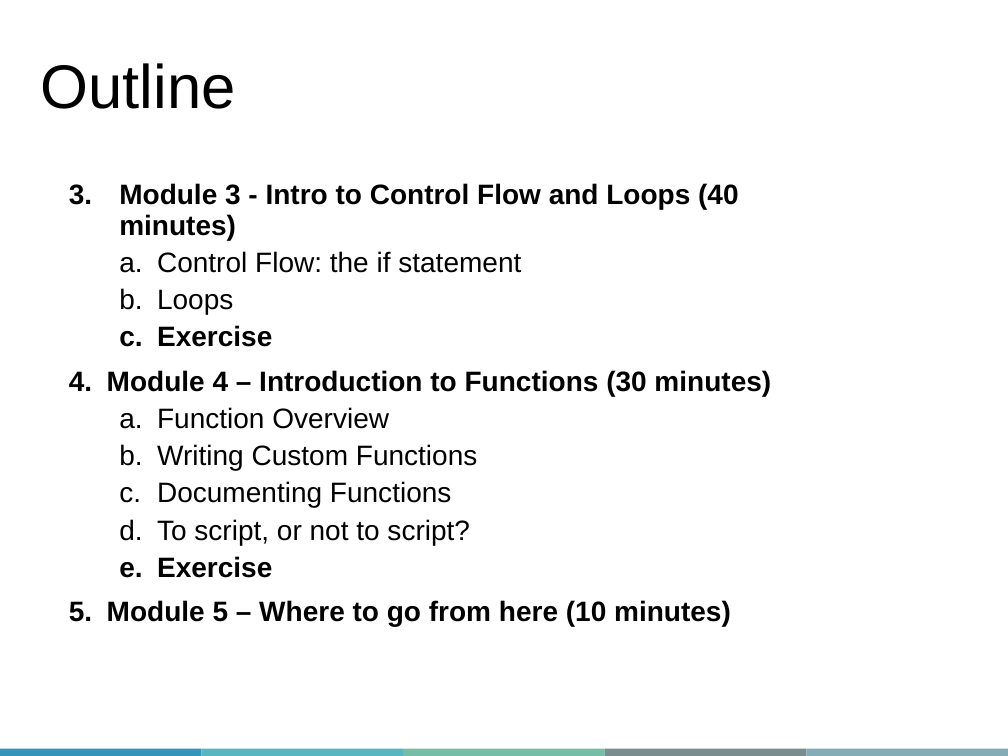
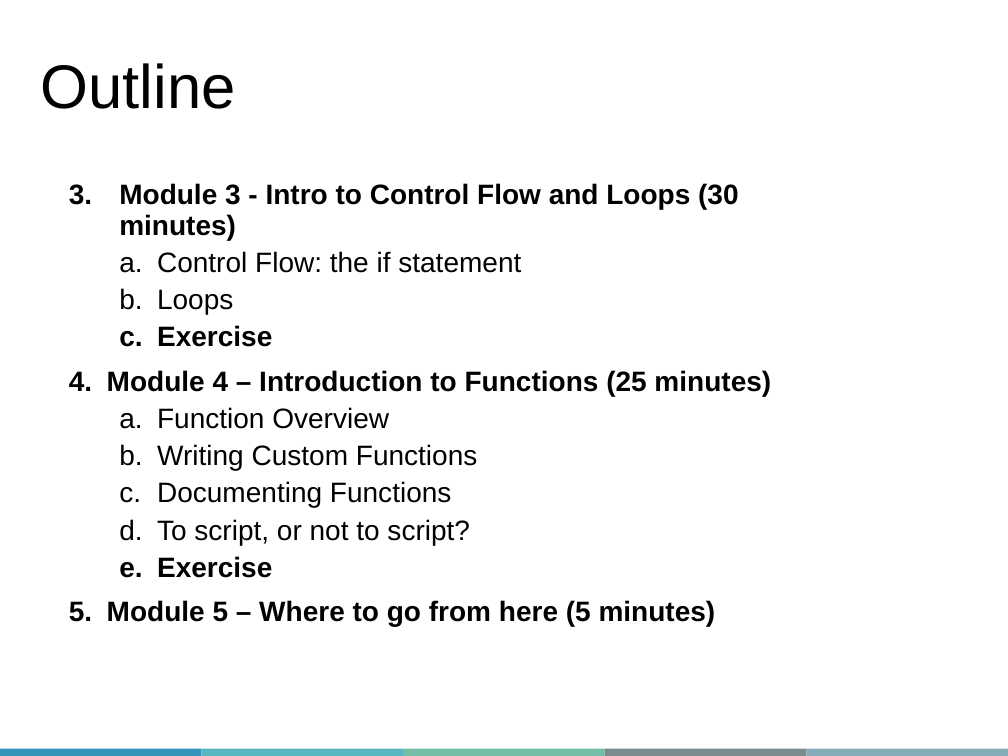
Before and after one commit to sameenakarsan/IntroToPython, a slide deck: slide 6 of Slides/QLS-MiCM_IntroToPython.pptx. Drawn at 1008x756 pixels with LibreOffice and Linux fonts; fonts in the diff are those of the drawing; background and template pictures are left out. Boxes give left, top, right and bottom in pixels: in the first picture for what was removed or moved away, otherwise in the second. Text is boxed around its words. In the diff, an @@ line names an element or a change of style, - is before the commit and + after.

```diff
--- a/Slides/QLS-MiCM_IntroToPython.pptx
+++ b/Slides/QLS-MiCM_IntroToPython.pptx
@@ text at box(119, 183, 738, 240): text changed @@
-3. Module 3 - Intro to Control Flow and Loops (40 minutes)
+3. Module 3 - Intro to Control Flow and Loops (30 minutes)
@@ text at box(107, 370, 771, 396): text changed @@
-4. Module 4 – Introduction to Functions (30 minutes)
+4. Module 4 – Introduction to Functions (25 minutes)
@@ text at box(107, 600, 716, 626): text changed @@
-5. Module 5 – Where to go from here (10 minutes)
+5. Module 5 – Where to go from here (5 minutes)
```
Also in this commit, not shown: 3 other slides changed, 1 slide added.
